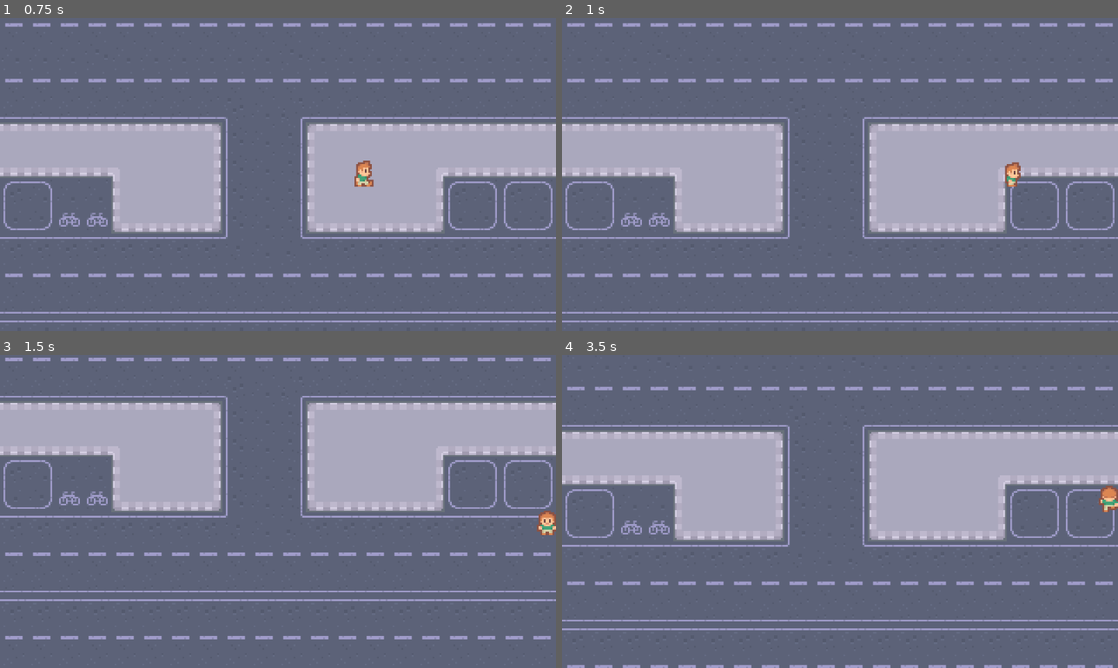
Above: before the commit, frames 1-4 (two rows, left to right).
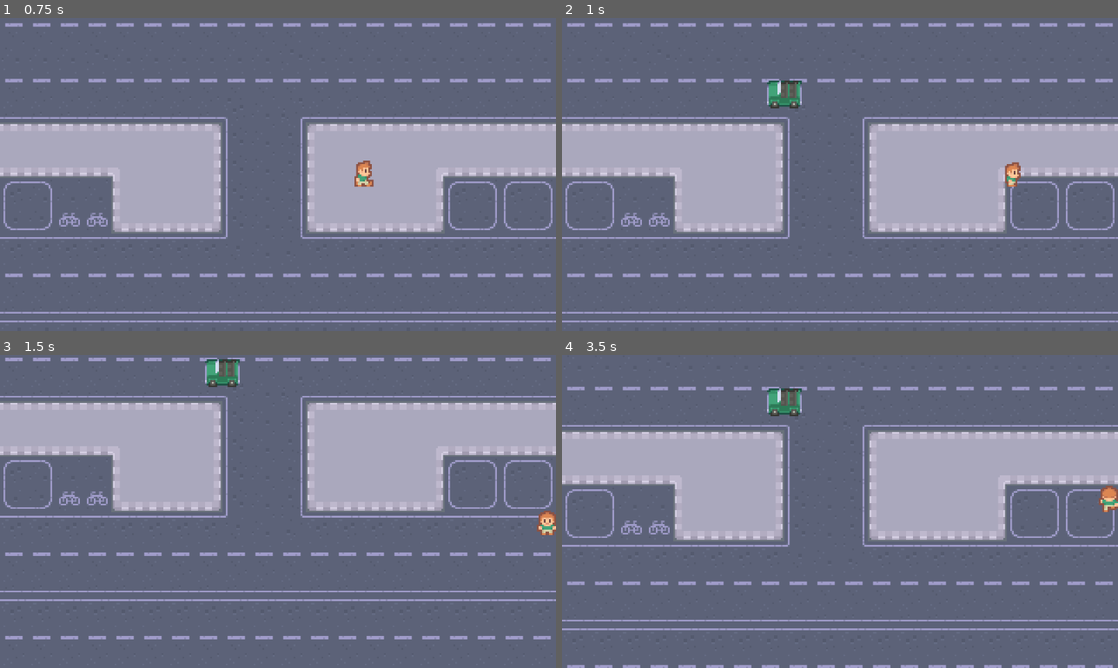
Above: after the commit, the same moments.

Repository: rachmi00/godot-lessons
Game: Godot game, scene res://scenes/game.tscn
The game is run twice, just before and just after one commit, with the same random seed, the same clock (stepped at 60 frames per second) and the same inputs.
Inputs:
- Up to frame 1 (0.75 s): tap Enter at 0.5 s; hold Right (right) from 0.53 s (still down); tap Space (space) at 0.6 s
- Up to frame 2 (1 s): keep holding Right (right)
- Up to frame 3 (1.5 s): release Right (right) at 1.28 s; hold S (down) from 1.28 s (still down); tap Space (space) at 1.35 s
- Up to frame 4 (3.5 s): release S (down) at 2.03 s; hold Right (right) 2.03-2.78 s; tap Space (space) at 2.1, 2.85 s; hold W (up) from 2.78 s (still down)

Frame 1 is identical in both runs. In frame 2, 0.5% of the frame differs, in the area x 36-44%, y 20-29%; in frame 3, 0.5%; in frame 4, 0.5%.

Commit message:
created carscene and attatched it to current game scene

Diff:
--- a/scenes/game.gd
+++ b/scenes/game.gd
@@ -1,7 +1,7 @@
 extends Node2D
 
 
-
+var car_scene: PackedScene = preload("res://scenes/car.tscn")
 
 # Called when the node enters the scene tree for the first time.
 func _ready() -> void:
@@ -17,3 +17,8 @@
 func _on_area_2d_body_entered(body: Node2D) -> void:
 	print(body)
 	print("has entered")
+
+
+func _on_car_timer_timeout() -> void:
+	var car = car_scene.instantiate()
+	add_child(car)
--- a/scenes/game.tscn
+++ b/scenes/game.tscn
@@ -61,7 +61,7 @@
 [node name="Timer" type="Node2D" parent="."]
 
 [node name="CarTimer" type="Timer" parent="Timer"]
-wait_time = 4.0
 autostart = true
 
 [connection signal="body_entered" from="Borders/Area2D" to="." method="_on_area_2d_body_entered"]
+[connection signal="timeout" from="Timer/CarTimer" to="." method="_on_car_timer_timeout"]
